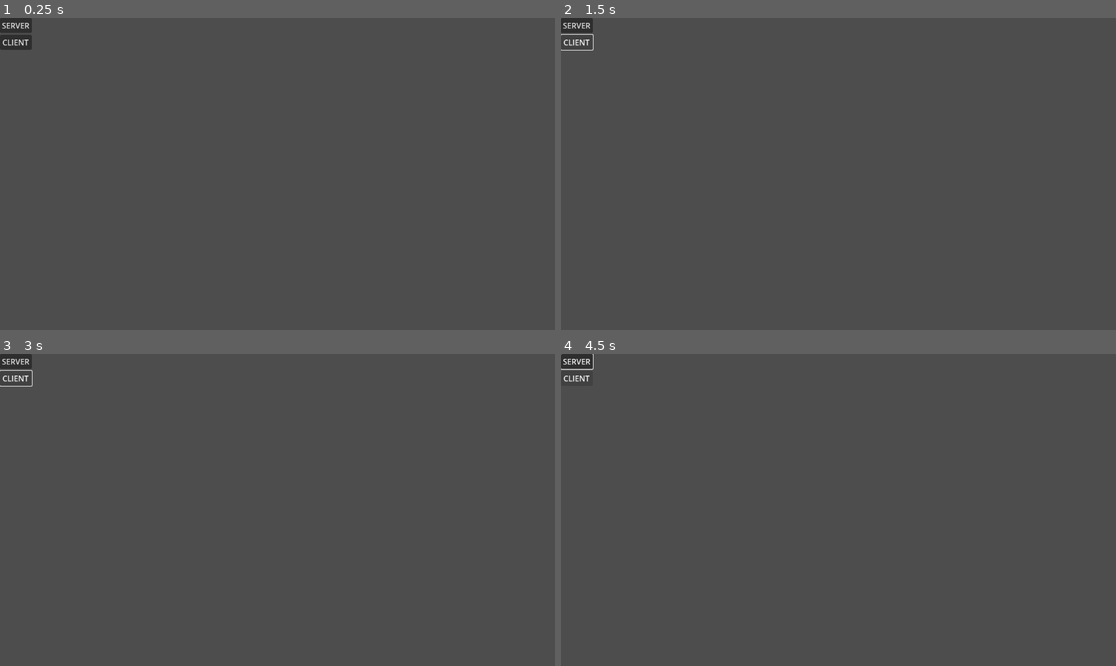
Above: before the commit, frames 1-4 (two rows, left to right).
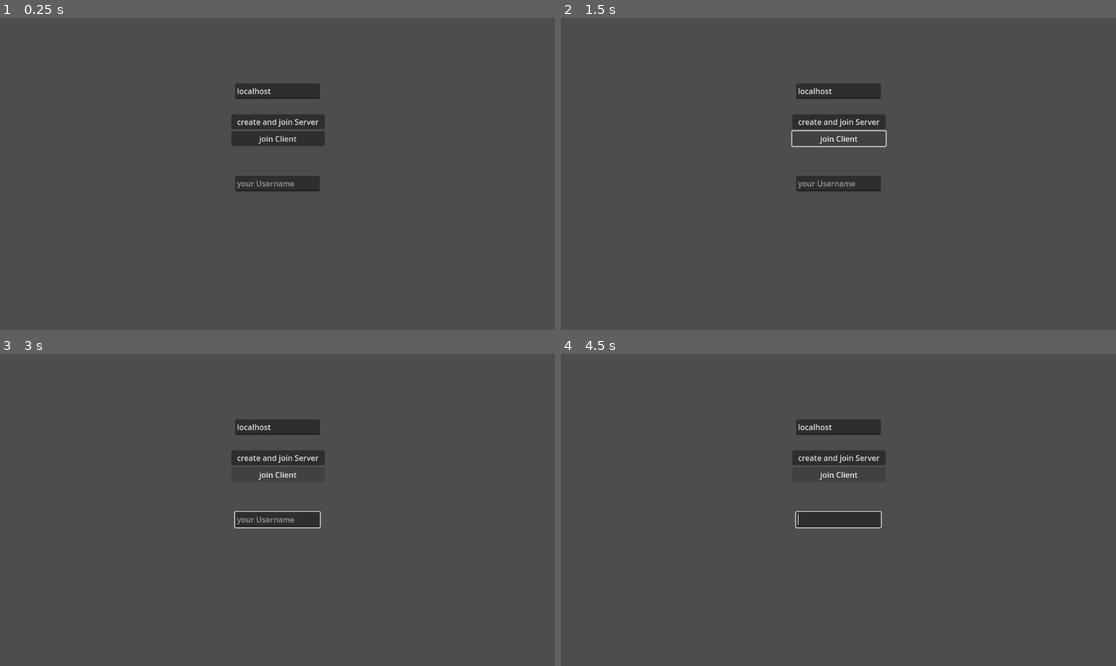
Above: after the commit, the same moments.

Repository: NeoRain314/GodotProjects
Game: Godot game, scene res://scenes/hight_level_example.tscn
Two runs of this game, one before a commit and one after it. Both use one fixed random seed, a clock stepped at 60 frames per second and the inputs below. The engine's default icon, where the game draws it, is replaced by a stand-in: a white triangle on a blue panel in a dark square.
Inputs:
- Up to frame 1 (0.25 s): no input
- Up to frame 2 (1.5 s): click "SERVER" (after the commit: "create and join Server") at 0.5 s; click "CLIENT" (after the commit: "join Client") at 1.25 s
- Up to frame 3 (3 s): hold Right (ui_right) 2.03-2.78 s; hold Down (ui_down) from 2.78 s (still down)
- Up to frame 4 (4.5 s): tap Enter at 3.5 s; release Down (ui_down) at 3.53 s; hold Right (ui_right) 3.53-4.28 s; tap Space at 4.25 s; hold Up (ui_up) from 4.28 s (still down)

The runs differ from the first frame. In frame 1, 3.4% of the frame differs, in the area x 0-59%, y 0-56%; in frame 2, 2.7%; in frame 3, 2.6%; in frame 4, 2.7%.

Commit message:
added menu and started programming username

Diff:
--- a/multiplayer-test/scenes/hight_level_network_player.tscn
+++ b/multiplayer-test/scenes/hight_level_network_player.tscn
@@ -22,3 +22,10 @@
 
 [node name="MultiplayerSynchronizer" type="MultiplayerSynchronizer" parent="."]
 replication_config = SubResource("SceneReplicationConfig_3h0uj")
+
+[node name="nameLabel" type="Label" parent="."]
+offset_left = -40.0
+offset_top = 38.0
+offset_right = 39.0
+offset_bottom = 61.0
+text = "username"
--- a/multiplayer-test/scenes/hight_level_ui.tscn
+++ b/multiplayer-test/scenes/hight_level_ui.tscn
@@ -13,16 +13,35 @@
 
 [node name="VBoxContainer" type="VBoxContainer" parent="."]
 layout_mode = 0
-offset_right = 40.0
-offset_bottom = 40.0
+offset_left = 480.0
+offset_top = 200.0
+offset_right = 674.0
+offset_bottom = 266.0
 
 [node name="ServerButton" type="Button" parent="VBoxContainer"]
 layout_mode = 2
-text = "SERVER"
+text = "create and join Server"
 
 [node name="ClientButton" type="Button" parent="VBoxContainer"]
 layout_mode = 2
-text = "CLIENT"
+text = "join Client"
+
+[node name="IpAddress_Input" type="LineEdit" parent="."]
+layout_mode = 0
+offset_left = 488.0
+offset_top = 136.0
+offset_right = 664.0
+offset_bottom = 168.0
+text = "localhost"
+placeholder_text = "IP ADDRESS"
+
+[node name="Username_Input" type="LineEdit" parent="."]
+layout_mode = 0
+offset_left = 488.0
+offset_top = 328.0
+offset_right = 664.0
+offset_bottom = 360.0
+placeholder_text = "your Username"
 
 [connection signal="pressed" from="VBoxContainer/ServerButton" to="." method="_on_server_button_pressed"]
 [connection signal="pressed" from="VBoxContainer/ClientButton" to="." method="_on_client_button_pressed"]
--- a/multiplayer-test/scripts/high_level_network_player.gd
+++ b/multiplayer-test/scripts/high_level_network_player.gd
@@ -1,6 +1,10 @@
 extends CharacterBody2D
 
+@onready var name_label: Label = $nameLabel
+
+
 const SPEED: float = 500.0
+var username: String = ""
 
 func _enter_tree() -> void:
 	set_multiplayer_authority(name.to_int())
@@ -11,3 +15,8 @@
 	velocity = Input.get_vector("ui_left", "ui_right", "ui_up", "ui_down") * SPEED
 
 	move_and_slide()
+
+func _ready() -> void:
+	#name_label.text = username
+	name_label.text = username
+	print(username)
--- a/multiplayer-test/scripts/hight_level_multiplayer_spawner.gd
+++ b/multiplayer-test/scripts/hight_level_multiplayer_spawner.gd
@@ -11,5 +11,6 @@
 
 	var player: Node = network_player.instantiate()
 	player.name = str(id)
+	player.username = "TestUsername"
 
 	get_node(spawn_path).call_deferred("add_child", player)
--- a/multiplayer-test/scripts/hight_level_network_handler.gd
+++ b/multiplayer-test/scripts/hight_level_network_handler.gd
@@ -1,7 +1,7 @@
 extends Node
 
-const IP_ADDRESS: String = "localhost"
-const PORT: int = 42068
+var IP_ADDRESS: String = "localhost"
+var PORT: int = 42068
 
 var peer: ENetMultiplayerPeer
 
--- a/multiplayer-test/scripts/hight_level_ui.gd
+++ b/multiplayer-test/scripts/hight_level_ui.gd
@@ -1,9 +1,22 @@
 extends Control
+@onready var ip_address_input: LineEdit = $IpAddress_Input
 
 
 func _on_server_button_pressed() -> void:
+	if !ip_address_input.text:
+		ip_address_input.add_theme_color_override("font_placeholder_color", "darkred")
+		return
+
+	print("start server")
+	HightLevelNetworkHandler.IP_ADDRESS = ip_address_input.text
 	HightLevelNetworkHandler.start_server()
 
 
 func _on_client_button_pressed() -> void:
+	if !ip_address_input.text:
+		ip_address_input.add_theme_color_override("font_placeholder_color", "darkred")
+		return
+
+	HightLevelNetworkHandler.IP_ADDRESS = ip_address_input.text
 	HightLevelNetworkHandler.start_client()
+	print("join Client")
